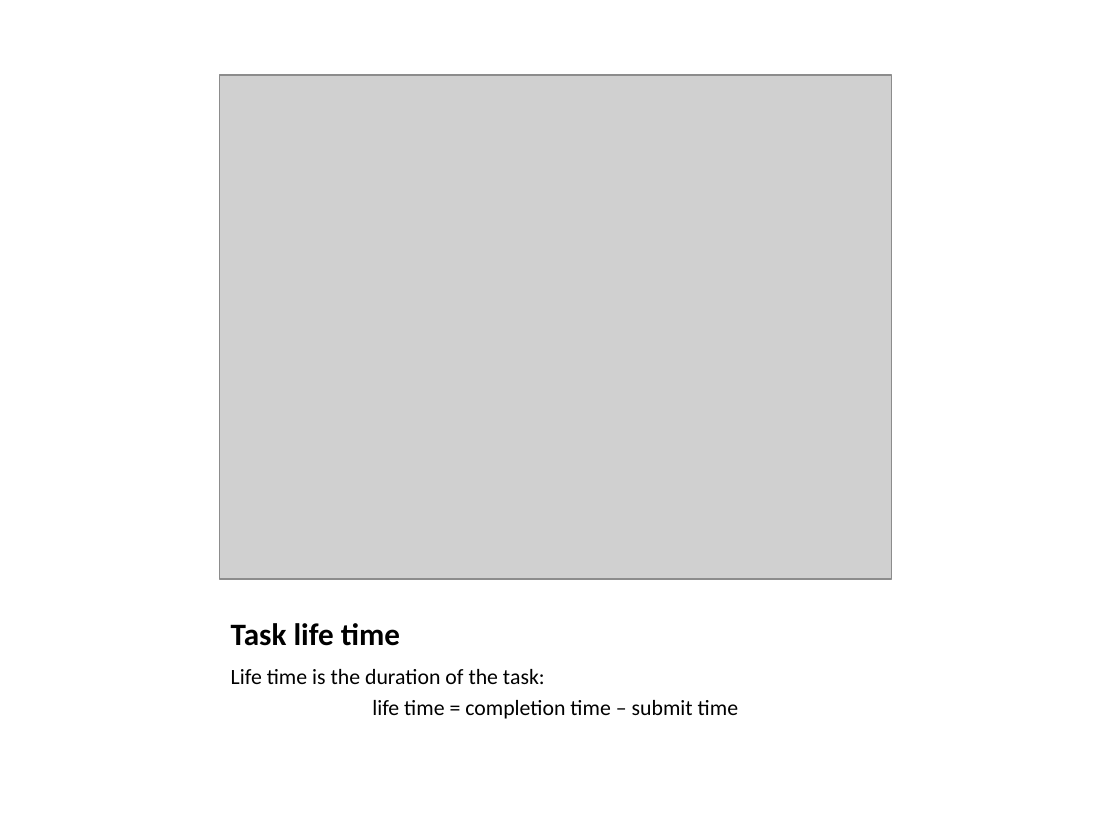
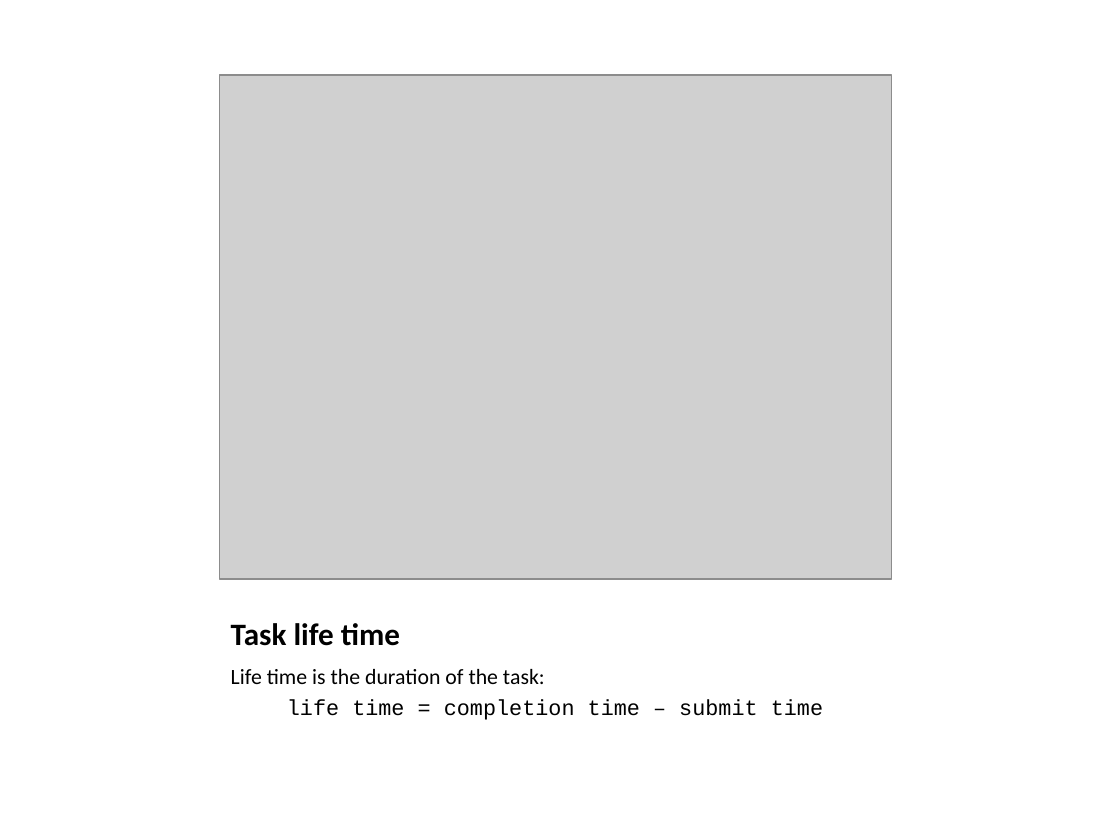
Before and after one commit to cooperative-computing-lab/awe, a slide deck: slide 5 of stats.has-plots/summary.pptx. Drawn at 1120x840 pixels with LibreOffice and Linux fonts; fonts in the diff are those of the drawing; grey boxes stand for pictures. Boxes give left, top, right and bottom in pixels: in the first picture for what was removed or moved away, otherwise in the second. Text is boxed around its words. In the diff, an @@ line names an element or a change of style, - is before the commit and + after.

```diff
--- a/stats.has-plots/summary.pptx
+++ b/stats.has-plots/summary.pptx
@@ text at <box>287,699,823,720</box>: font Calibri to Courier New in "life time = completion time – submit ..." @@
```
Also in this commit, not shown: 4 other slides changed.
